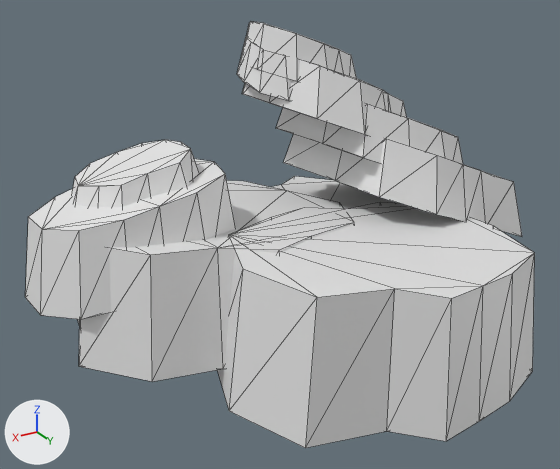
The glTF model assets/environment/caves/prototypes/SM_CaveEnvelope_ProtoB.glb as it was, and as the next commit left it.
Before and after are seen from a 50 mm camera at (12.82, 25.32, 11.75) aimed at (1.28, 6.1, 2.14). The axes (+X, +Y, +Z) are drawn at lower left. The lights are the same throughout. The older version comes first. Mesh edges are drawn as thin lines. Vertices at exactly the same position are counted once.

Script lines for the objects in view, before the commit:
```python
me_sm_protob_assise = bpy.data.meshes.new('SM_ProtoB_Assise')
me_sm_protob_assise.from_pydata(...)  # 58 vertices, 108 faces; spans x -8.1..8.2, y -0.1..9.8, z -2.1..3.5
me_sm_protob_contrefort = bpy.data.meshes.new('SM_ProtoB_Contrefort')
me_sm_protob_contrefort.from_pydata(...)  # 50 vertices, 92 faces; spans x 2.87..8.86, y 3.05..7.65, z 1.21..5.34
me_sm_protob_dominante = bpy.data.meshes.new('SM_ProtoB_Dominante')
me_sm_protob_dominante.from_pydata(...)  # 72 vertices, 132 faces; spans x -4.88..1.76, y 1.8..7.29, z 3.56..8.48
me_sm_protob_queue = bpy.data.meshes.new('SM_ProtoB_Queue')
me_sm_protob_queue.from_pydata(...)  # 28 vertices, 52 faces; spans x -5.65..4.98, y 5.81..12.87, z -2.3..3.2
me_sm_protob_rampe = bpy.data.meshes.new('SM_ProtoB_Rampe')
me_sm_protob_rampe.from_pydata(...)  # 54 vertices, 100 faces; spans x -8.66..0.34, y 1.49..8.57, z 0.12..6.48
ob_sm_protob_assise = bpy.data.objects.new('SM_ProtoB_Assise', me_sm_protob_assise)
ob_sm_protob_assise.location = (0.0, 0.0, 0.0)
ob_sm_protob_contrefort = bpy.data.objects.new('SM_ProtoB_Contrefort', me_sm_protob_contrefort)
ob_sm_protob_contrefort.location = (0.0, 0.0, 0.0)
ob_sm_protob_dominante = bpy.data.objects.new('SM_ProtoB_Dominante', me_sm_protob_dominante)
ob_sm_protob_dominante.location = (0.0, 0.0, 0.0)
ob_sm_protob_queue = bpy.data.objects.new('SM_ProtoB_Queue', me_sm_protob_queue)
ob_sm_protob_queue.location = (0.0, 0.0, 0.0)
ob_sm_protob_rampe = bpy.data.objects.new('SM_ProtoB_Rampe', me_sm_protob_rampe)
ob_sm_protob_rampe.location = (0.0, 0.0, 0.0)
```
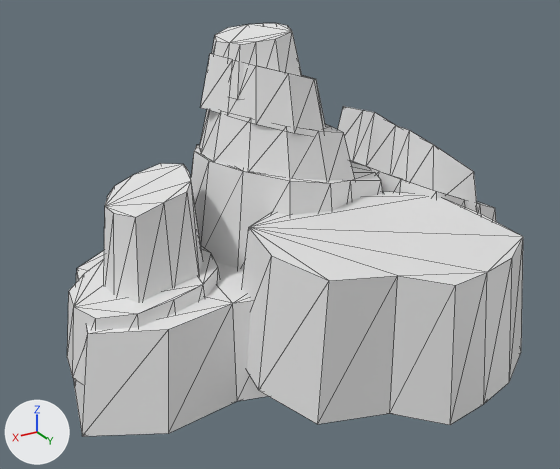
Where the change shows, as pixel boxes [x1, y1, x2, y2] in the pictures (560 x 469 px; the box of a moved part takes in the faces that stretch with it):
'SM_ProtoB_Queue', reshaped (12% narrower): before [217, 202, 535, 448]; after [242, 191, 523, 425]
'SM_ProtoB_Assise', reshaped: before [77, 176, 396, 382]; after [74, 251, 267, 436]
'SM_ProtoB_Dominante', reshaped (14% wider, 114% taller): before [237, 21, 406, 135]; after [191, 23, 383, 268]
'SM_ProtoB_Contrefort', reshaped (27% narrower, 23% taller): before [25, 140, 236, 319]; after [67, 163, 220, 384]
'SM_ProtoB_Rampe', reshaped: before [276, 103, 522, 236]; after [337, 106, 496, 222]
part 1 of me_sm_protob_assise, moved or reshaped (not visible afterwards): before [273, 176, 396, 209]
part 2 of me_sm_protob_assise, moved or reshaped: before [77, 180, 354, 382]; after [74, 251, 267, 436]
part 4 of me_sm_protob_dominante, rebuilt: before [237, 36, 291, 101]; after [212, 23, 302, 100]
part 5 of me_sm_protob_dominante, added: after [191, 145, 383, 268]
part 6 of me_sm_protob_dominante, added: after [199, 110, 355, 180]
part 7 of me_sm_protob_dominante, added: after [200, 54, 326, 135]
part 8 of me_sm_protob_dominante, deleted: before [242, 21, 406, 135]

Edits to the bpy script that builds the scene:
```text
Change me_sm_protob_assise:
    used by ob_sm_protob_assise; location = (0.0, 0.0, 0.0)
    remove me_sm_protob_assise.from_pydata(...)  # 58 vertices, 108 faces; spans x -8.1..8.2, y -0.1..9.8, z -2.1..3.5
    add me_sm_protob_assise.from_pydata(...)  # 58 vertices, 108 faces; spans x -8.1..8.4, y -0.3..9.4, z -2.2..2.2
    me_sm_protob_assise part 1: the loose piece of 30 vertices spanning x -8.1..2.7, y -0.1..9.8, z -2.1..2.7 is multiplied about its middle by the matrix ((1.021, 0.038, 0.0), (-0.031, 0.99, 0.0), (0.037, -0.002, 0.839)), then moved by (0.2, -0.3, -0.3)
    me_sm_protob_assise part 2: 28 of 58 vertices moved; they spanned x -1.7..8.2, y 1.3..9.4, z -1.0..3.5 and now span x -2.9..8.4, y 1.5..9.4, z -2.0..2.2; mean shift (-0.3, 0.1, -1.2); largest move (7.7, 6.7, 3.5) -> (7.9, 7.0, 1.0)
Change me_sm_protob_rampe:
    used by ob_sm_protob_rampe; location = (0.0, 0.0, 0.0)
    remove me_sm_protob_rampe.from_pydata(...)  # 54 vertices, 100 faces; spans x -8.66..0.34, y 1.49..8.57, z 0.12..6.48
    add me_sm_protob_rampe.from_pydata(...)  # 54 vertices, 100 faces; spans x -7.73..-1.93, y 1.63..7.99, z -0.94..5.17
    me_sm_protob_rampe part 3: 54 of 54 vertices moved; they spanned x -8.66..0.34, y 1.49..8.57, z 0.12..6.48 and now span x -7.73..-1.93, y 1.63..7.99, z -0.94..5.17; mean shift (-0.87, -0.08, -1.5)
Change me_sm_protob_dominante:
    used by ob_sm_protob_dominante; location = (0.0, 0.0, 0.0)
    remove me_sm_protob_dominante.from_pydata(...)  # 72 vertices, 132 faces; spans x -4.88..1.76, y 1.8..7.29, z 3.56..8.48
    add me_sm_protob_dominante.from_pydata(...)  # 102 vertices, 188 faces; spans x -3.47..3.59, y 1.24..7.77, z -0.09..8.36
    me_sm_protob_dominante part 4: the loose piece of 22 vertices spanning x -0.88..1.76, y 3.17..6.07, z 6.16..7.98 is rebuilt with 24 vertices and now spans x 0.14..2.67, y 3.12..6.11, z 6.39..8.36
    me_sm_protob_dominante part 5: a new loose piece of 28 vertices spanning x -3.47..3.59, y 1.24..7.77, z -0.09..4.56
    me_sm_protob_dominante part 6: a new loose piece of 26 vertices spanning x -1.72..3.03, y 1.93..6.99, z 3.29..6.03
    me_sm_protob_dominante part 7: a new loose piece of 24 vertices spanning x -0.88..2.98, y 2.19..6.65, z 4.82..7.6
    me_sm_protob_dominante part 8: 50 vertices removed from x -4.88..1.61, y 1.8..7.29, z 3.56..8.48
Change me_sm_protob_contrefort:
    used by ob_sm_protob_contrefort; location = (0.0, 0.0, 0.0)
    remove me_sm_protob_contrefort.from_pydata(...)  # 50 vertices, 92 faces; spans x 2.87..8.86, y 3.05..7.65, z 1.21..5.34
    add me_sm_protob_contrefort.from_pydata(...)  # 50 vertices, 92 faces; spans x 3.25..8.16, y 3.09..7.87, z -0.96..4.45
    me_sm_protob_contrefort part 9: 50 of 50 vertices moved; they spanned x 2.87..8.86, y 3.05..7.65, z 1.21..5.34 and now span x 3.25..8.16, y 3.09..7.87, z -0.96..4.45; mean shift (-0.28, 0.2, -1.98)
Change me_sm_protob_queue:
    used by ob_sm_protob_queue; location = (0.0, 0.0, 0.0)
    remove me_sm_protob_queue.from_pydata(...)  # 28 vertices, 52 faces; spans x -5.65..4.98, y 5.81..12.87, z -2.3..3.2
    add me_sm_protob_queue.from_pydata(...)  # 28 vertices, 52 faces; spans x -4.8..4.08, y 5.92..12.95, z -1.48..3.43
    me_sm_protob_queue part 10: 28 of 28 vertices moved; they spanned x -5.65..4.98, y 5.81..12.87, z -2.3..3.2 and now span x -4.8..4.08, y 5.92..12.95, z -1.48..3.43; mean shift (0.0, 0.1, 0.51)
```
